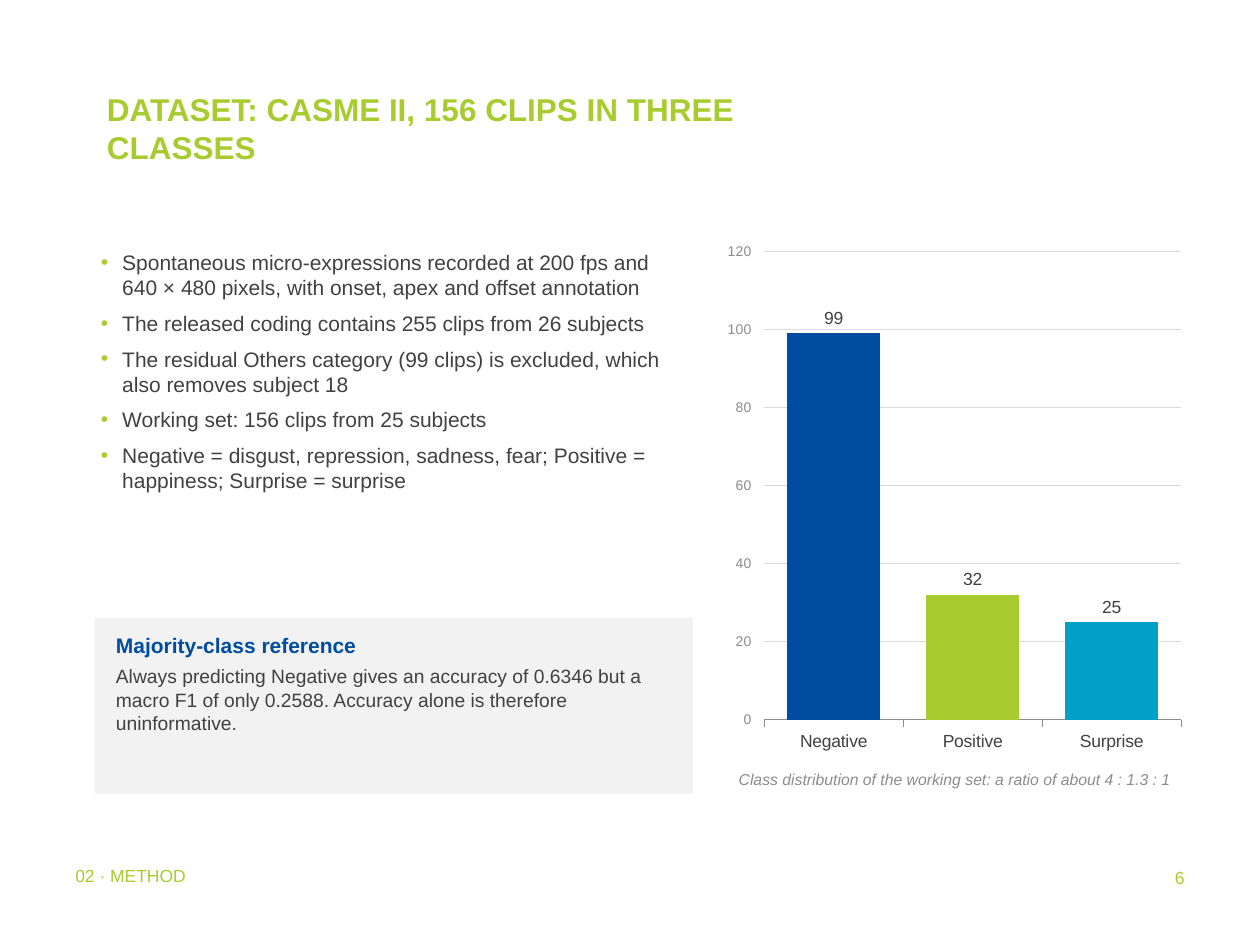
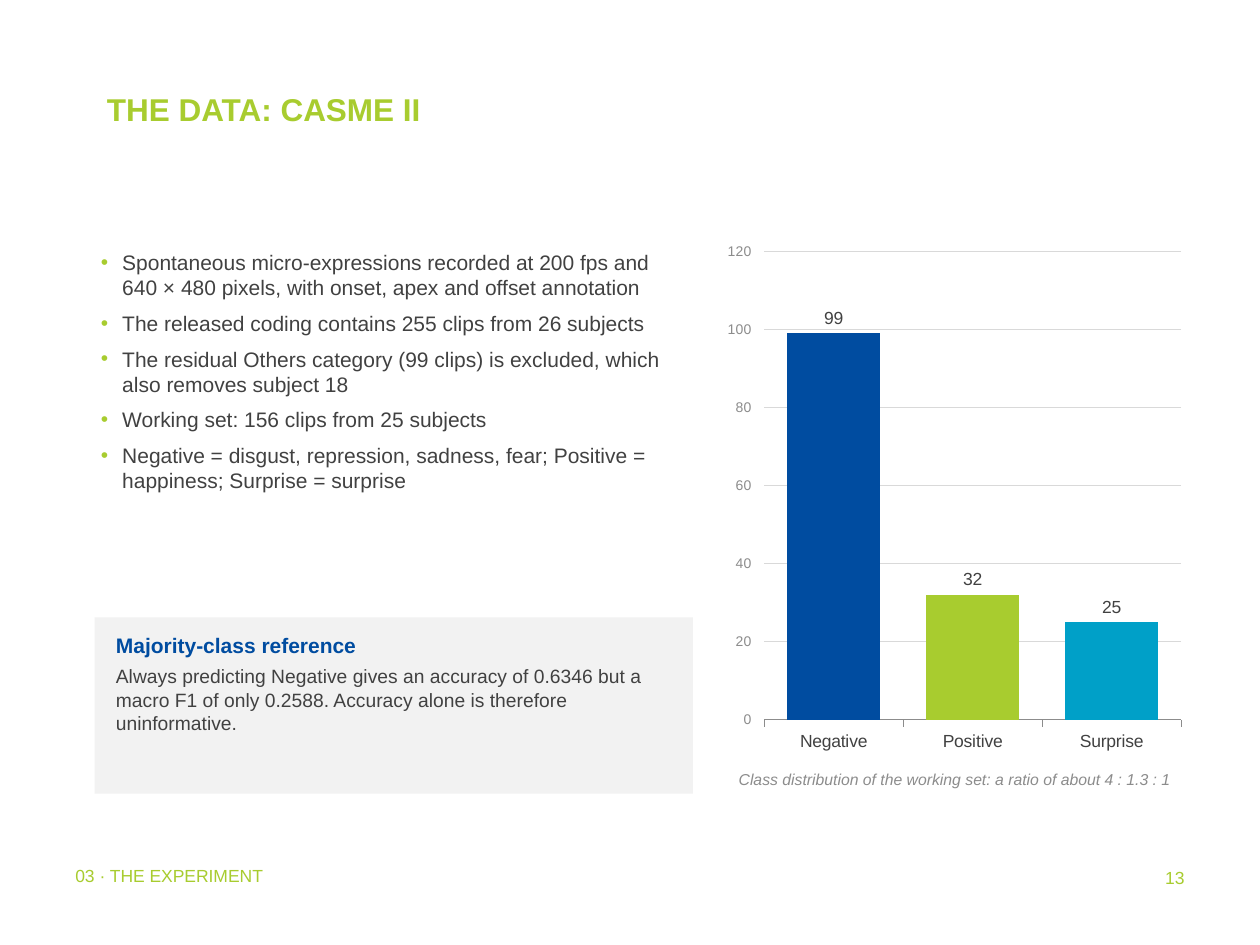
Before and after one commit to addhyan2000/FinalMERThesis, a slide deck: slide 13 of MER_Thesis_Defence.pptx (slide 6 before the commit). Drawn at 1260x945 pixels with LibreOffice and Linux fonts; fonts in the diff are those of the drawing; background and template pictures are left out. Boxes give left, top, right and bottom in pixels: in the first picture for what was removed or moved away, otherwise in the second. Text is boxed around its words. In the diff, an @@ line names an element or a change of style, - is before the commit and + after.

```diff
--- a/MER_Thesis_Defence.pptx
+++ b/MER_Thesis_Defence.pptx
@@ title at (x1=107, y1=99, x2=420, y2=122): text changed @@
-DATASET: CASME II, 156 CLIPS IN THREE CLASSES
+THE DATA: CASME II
@@ text at (x1=75, y1=870, x2=263, y2=882): text changed @@
-02 · METHOD
+03 · THE EXPERIMENT
@@ page number at (x1=1165, y1=872, x2=1184, y2=884): text changed @@
-6
+13
```
Also in this commit, not shown: 36 other slides changed, 9 slides added, 2 slides removed, 1 other file.
